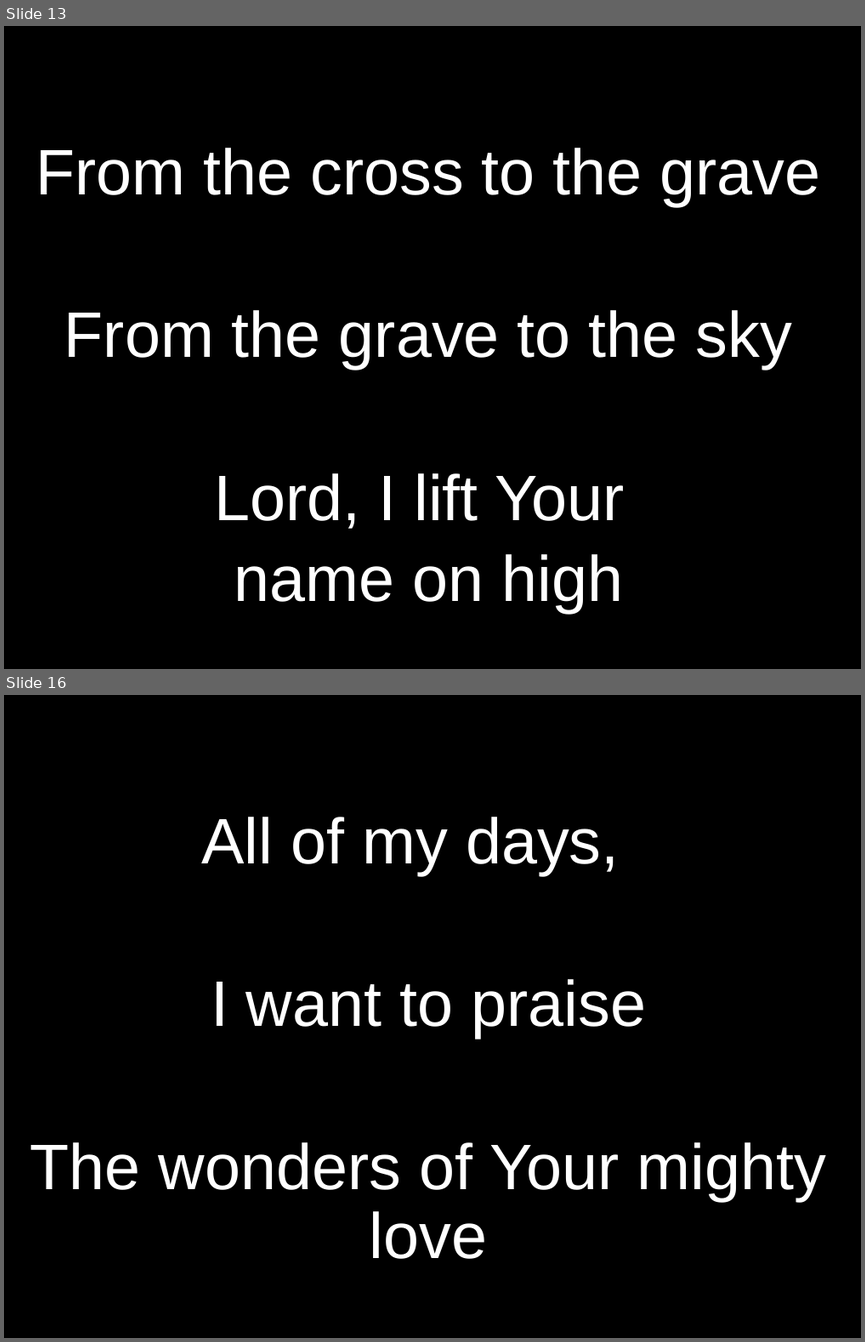
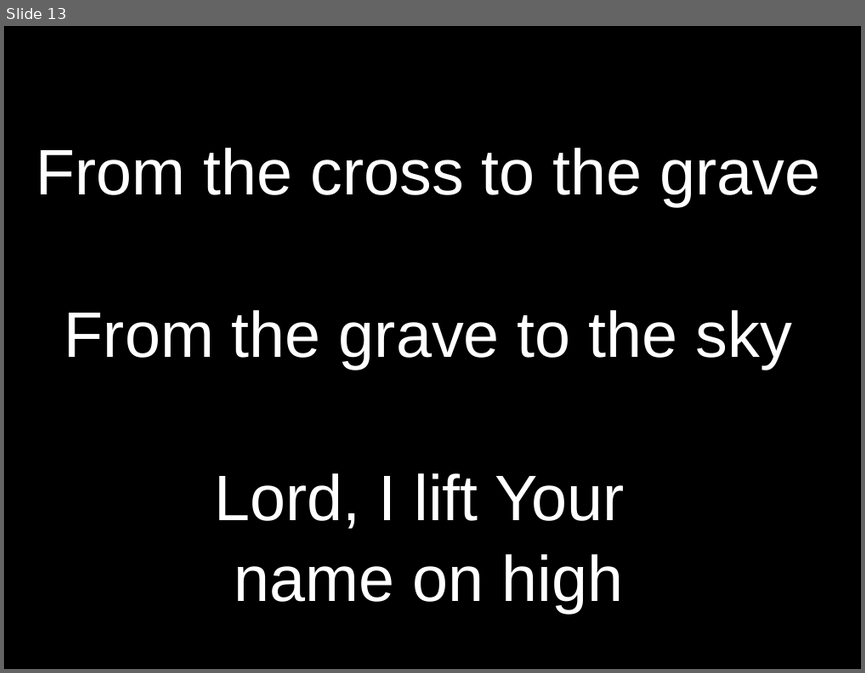
Before and after one commit to kendall412/worship, a slide deck: Lord I Lift Your Name On High.pptx. Shown one above the other, each under a label of ours: slides 13 and 16 before the commit, slide 13 after it; the slides between them are not shown. The pictures are 865x1342 and 865x673 pixels, drawn with LibreOffice and Linux fonts; fonts in the diff are those of the drawing. Boxes give left, top, right and bottom in pixels: in the first picture for what was removed or moved away, otherwise in the second. Text is boxed around its words. In the diff, an @@ line names an element or a change of style, - is before the commit and + after.

```diff
--- a/Lord I Lift Your Name On High.pptx
+++ b/Lord I Lift Your Name On High.pptx
@@ slide 16 removed at (4, 695, 861, 1338), background #000000 @@
@@ subtitle removed at (30, 817, 827, 1259) @@
-All of my days,
-I want to praise
-The wonders of Your mighty love
```
Also in this commit, not shown: 73 other slides removed, 10 other files.
